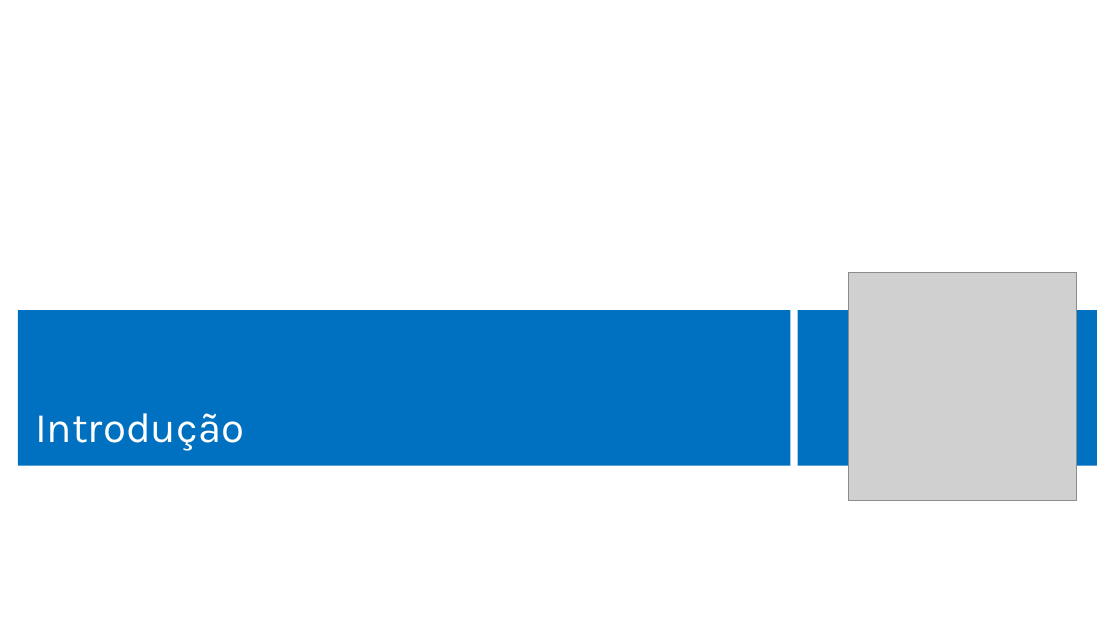
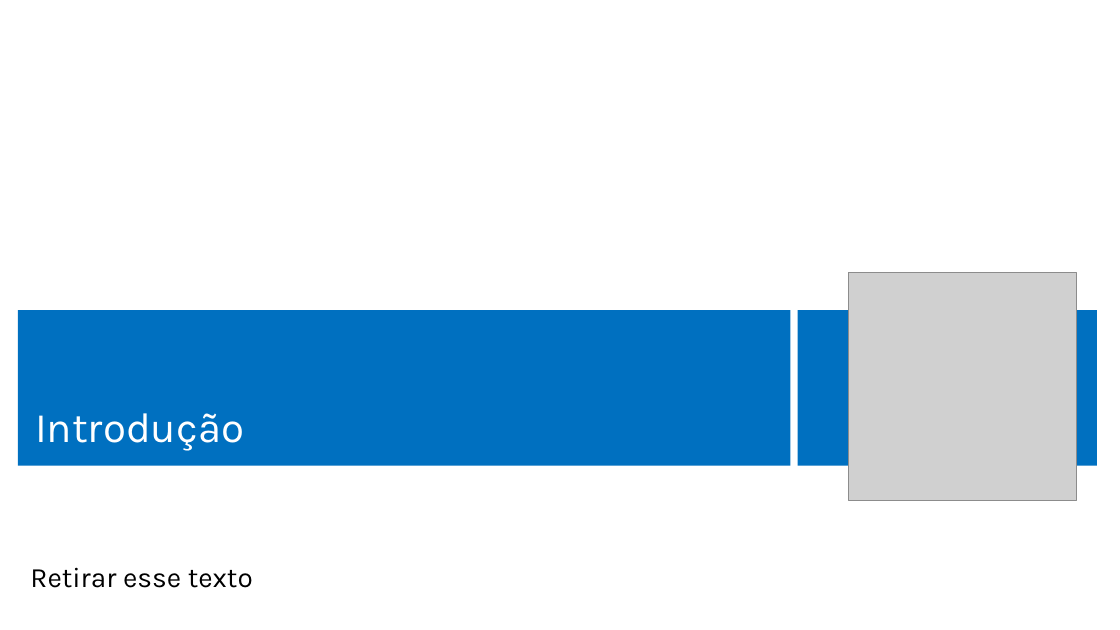
Before and after one commit to Evilazaro/MCSDAzureTraining, a slide deck: slide 3 of Introduction to Cloud Computing/Introduction to Cloud Computing.pptx. Drawn at 1120x630 pixels with LibreOffice and Linux fonts; fonts in the diff are those of the drawing; grey boxes stand for pictures. Boxes give left, top, right and bottom in pixels: in the first picture for what was removed or moved away, otherwise in the second. Text is boxed around its words. In the diff, an @@ line names an element or a change of style, - is before the commit and + after.

Commit message:
Mensagem

```diff
--- a/Introduction to Cloud Computing/Introduction to Cloud Computing.pptx
+++ b/Introduction to Cloud Computing/Introduction to Cloud Computing.pptx
@@ subtitle added at (x1=30, y1=567, x2=253, y2=588), 24 pt, text #000000 @@
+Retirar esse texto
```
